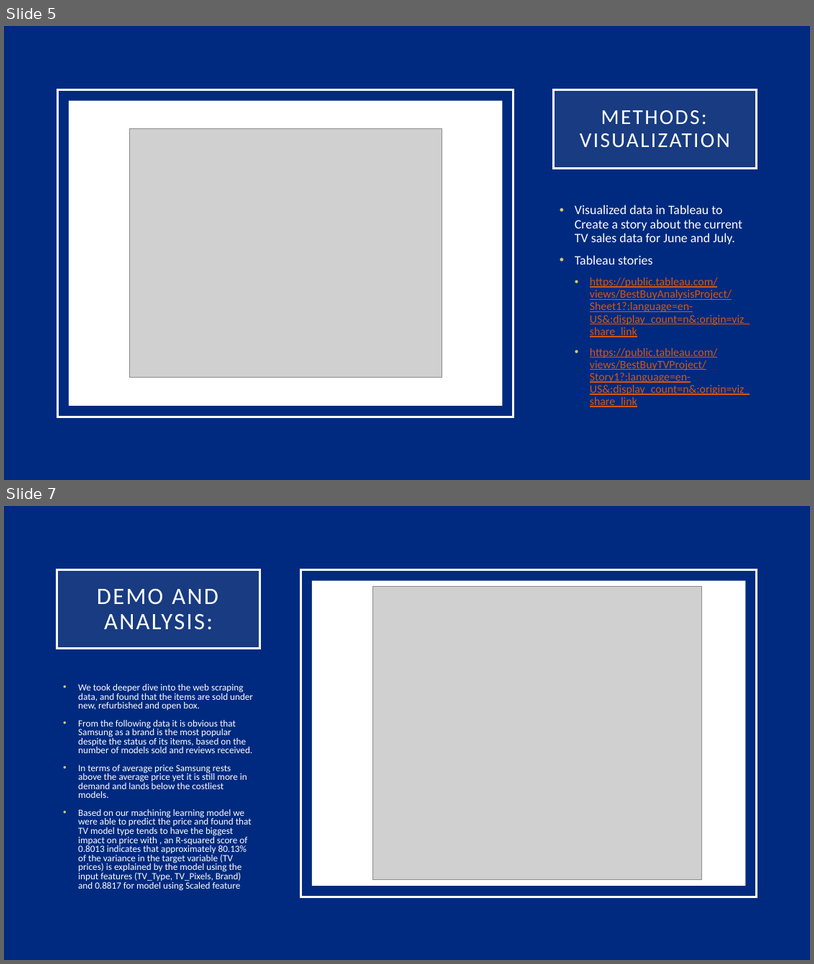
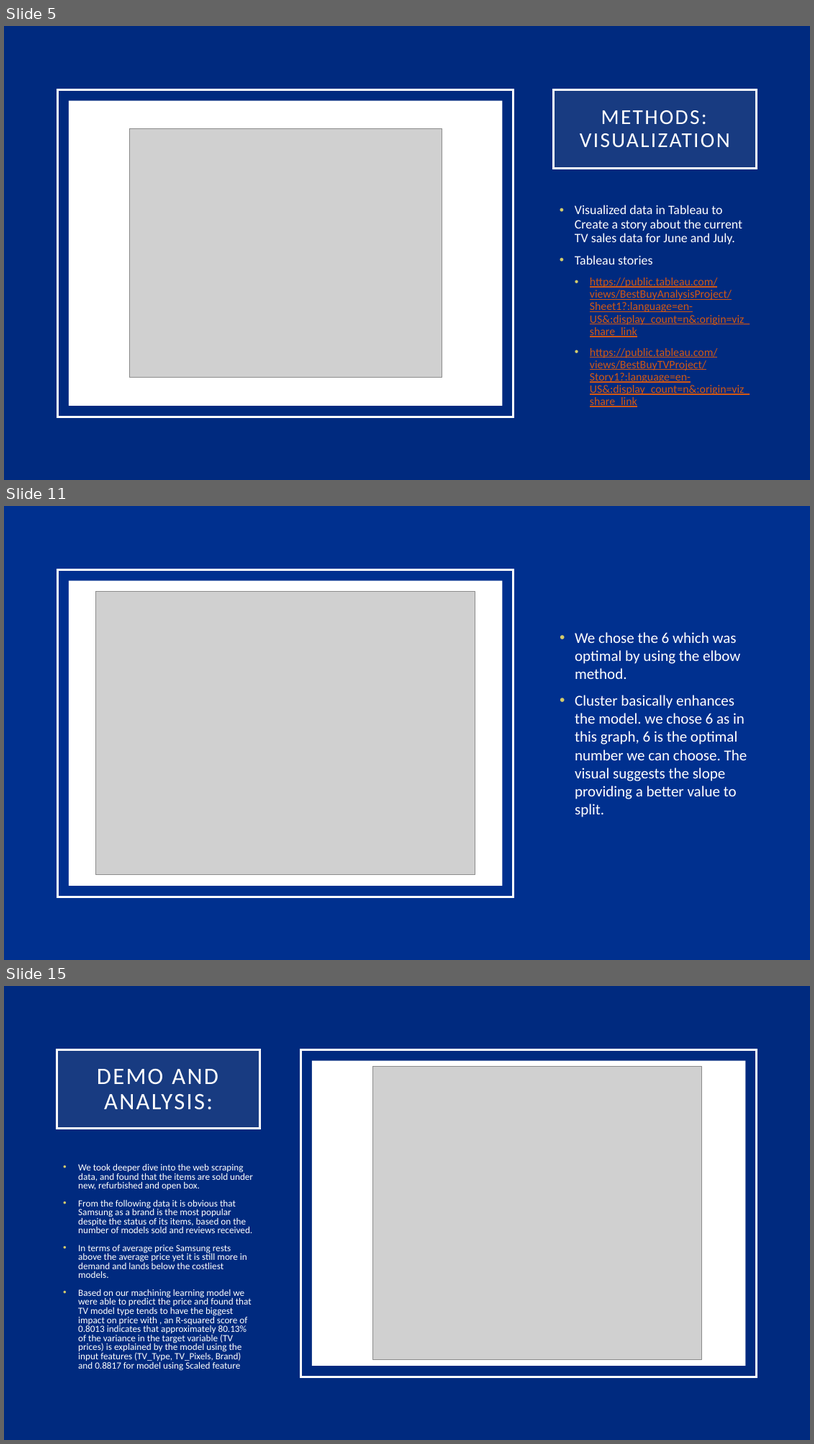
Before and after one commit to kdmorjam/Project_4_BestBuy, a slide deck: Ishita/BestBuy.pptx. Shown one above the other, each under a label of ours: slides 5 and 7 before the commit, slides 5, 11 and 15 after it; the slides between them are not shown. The pictures are 814x964 and 814x1444 pixels, drawn with LibreOffice and Linux fonts; fonts in the diff are those of the drawing; grey boxes stand for pictures. Boxes give left, top, right and bottom in pixels: in the first picture for what was removed or moved away, otherwise in the second. Text is boxed around its words. In the diff, an @@ line names an element or a change of style, - is before the commit and + after.

```diff
--- a/Ishita/BestBuy.pptx
+++ b/Ishita/BestBuy.pptx
@@ slide 11 added at (x1=4, y1=506, x2=810, y2=960), background #00308F @@
@@ rectangle added at (x1=58, y1=569, x2=513, y2=896), outline #FFFFFF 2.5 pt @@
@@ rectangle added at (x1=69, y1=580, x2=502, y2=885), fill #FFFFFF @@
@@ picture added at (x1=96, y1=591, x2=476, y2=875) @@
@@ text added at (x1=575, y1=632, x2=748, y2=817), 18 pt, text #FFFFFF @@
+• We chose the 6 which was optimal by using the elbow method.
+• Cluster basically enhances the model. we chose 6 as in this graph, 6 is the optimal number we can choose. The visual suggests the slope providing a better value to split.
@@ what was slide 7 is now slide 15 @@
```
Also in this commit, not shown: 1 slide changed, 7 other slides added, 1 other file.
